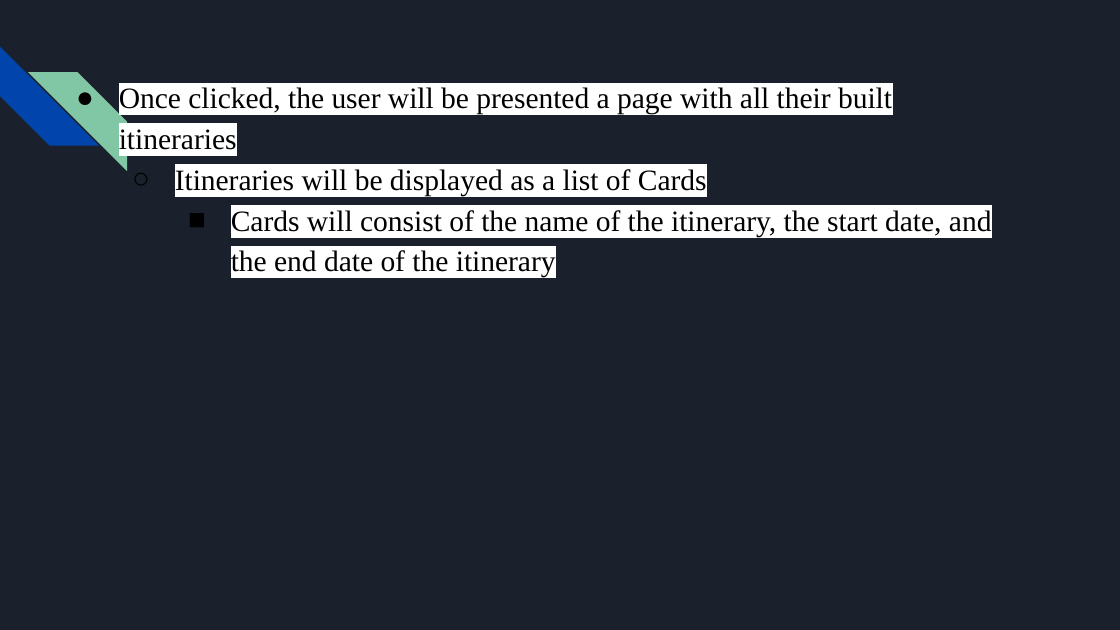
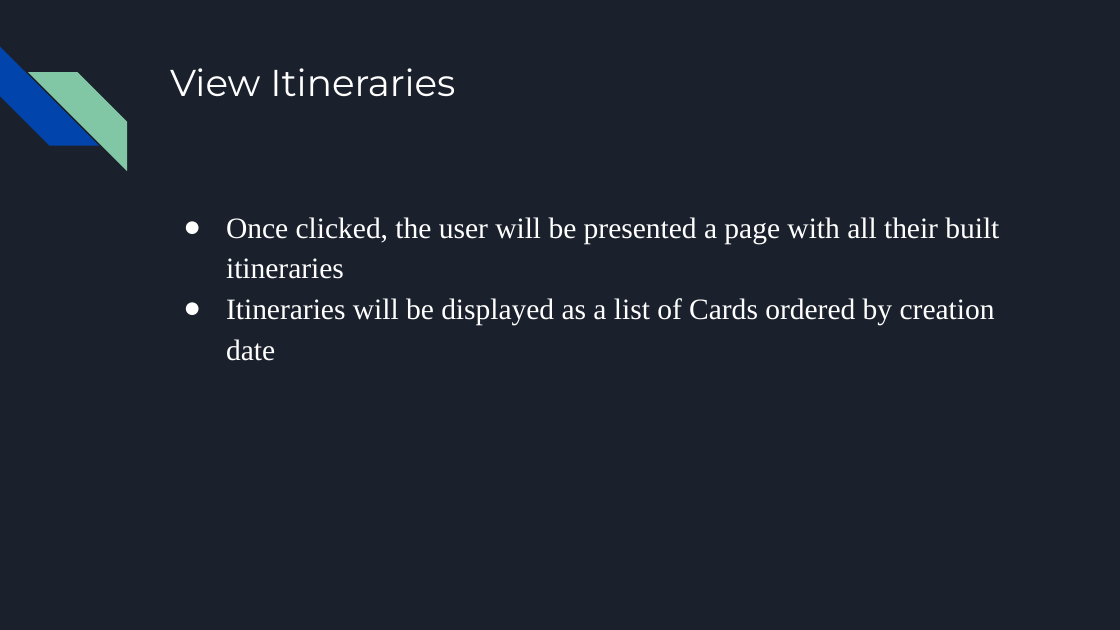
Before and after one commit to DustinWZook/Atlas-Itinerary, a slide deck: slide 13 of Documents/CSCI 4805 Project Requirements.pptx (slide 19 before the commit). Drawn at 1120x630 pixels with LibreOffice and Linux fonts; fonts in the diff are those of the drawing. Boxes give left, top, right and bottom in pixels: in the first picture for what was removed or moved away, otherwise in the second. Text is boxed around its words. In the diff, an @@ line names an element or a change of style, - is before the commit and + after.

```diff
--- a/Documents/CSCI 4805 Project Requirements.pptx
+++ b/Documents/CSCI 4805 Project Requirements.pptx
@@ title added at [170,68,455,96], 24 pt, text #FFFFFF @@
+View Itineraries
@@ text "Once clicked, the user will ...": place and size @@
-text "Once clicked, the user will ..." at [119,87,992,278]
+text "Once clicked, the user will ..." at [226,217,999,361]
@@ text at [226,217,999,279]: text colour #000000 to #FFFFFF, highlight #FFFFFF to none in "Once clicked, the user will be presented ..."; bullet colour #000000 to #FFFFFF @@
@@ text at [226,298,995,361]: text changed; text colour #000000 to #FFFFFF @@
-  ○ Itineraries will be displayed as a list of Cards
-    ■ Cards will consist of the name of the itinerary, the start date, and the end date of the itinerary
+● Itineraries will be displayed as a list of Cards ordered by creation date
```
Also in this commit, not shown: 1 other slide changed, 8 slides added, 18 slides removed.
